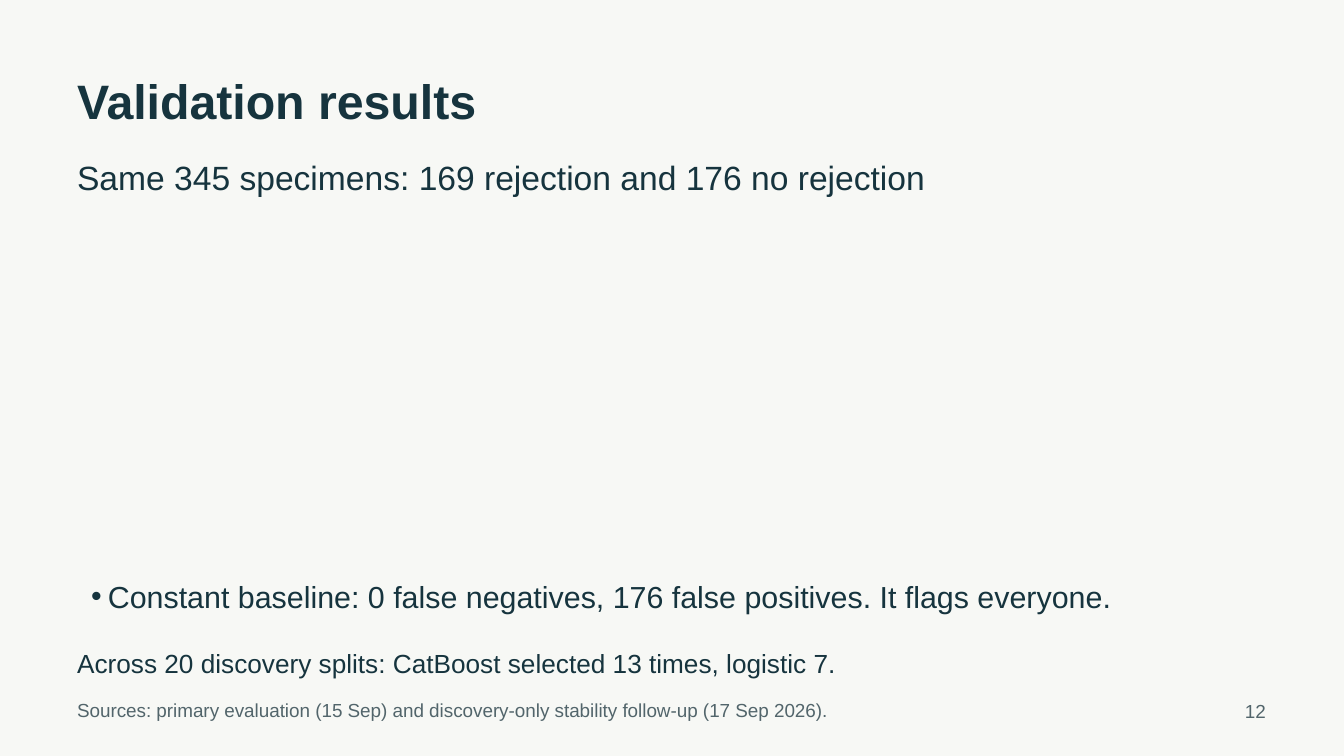
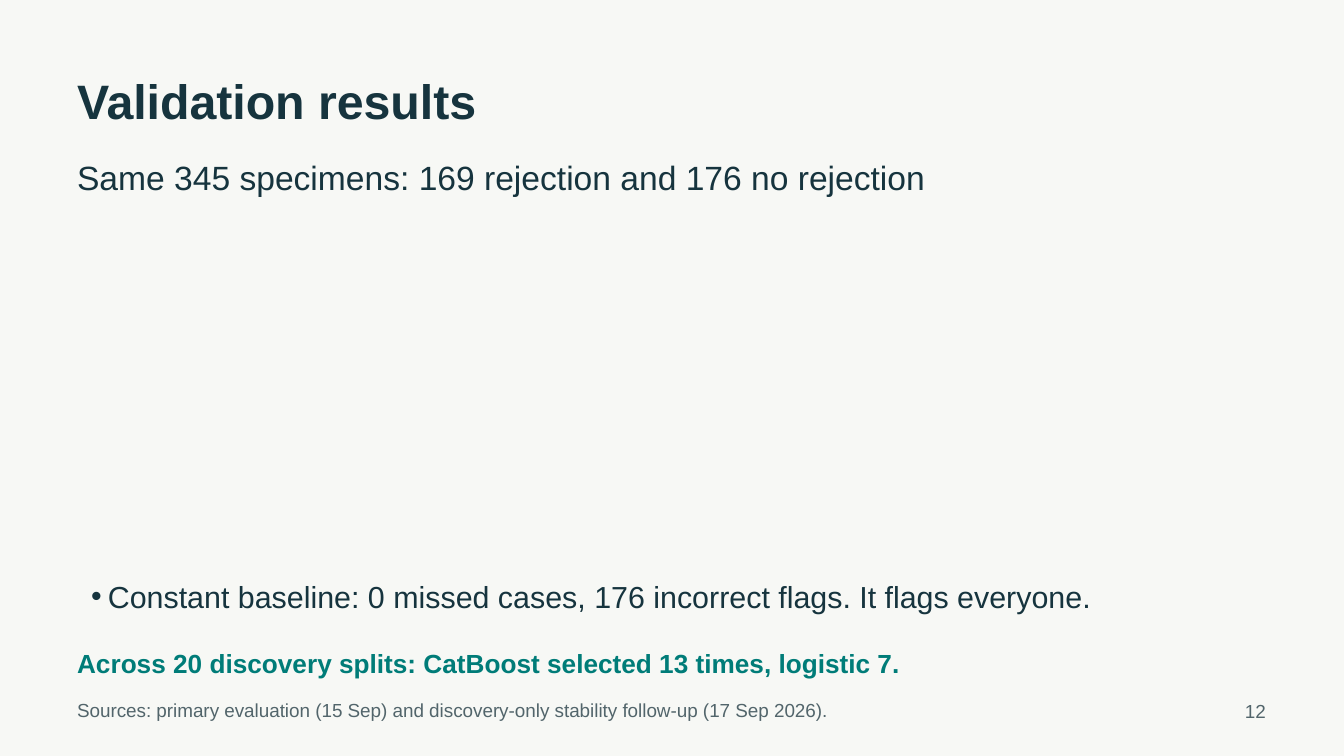
Before and after one commit to ca34525/Kidney-Biopsy-Rejection-Classifier, a slide deck: slide 12 of presentation/unos_kidney_biopsy.pptx. Drawn at 1344x756 pixels with LibreOffice and Linux fonts; fonts in the diff are those of the drawing. Boxes give left, top, right and bottom in pixels: in the first picture for what was removed or moved away, otherwise in the second. Text is boxed around its words. In the diff, an @@ line names an element or a change of style, - is before the commit and + after.

```diff
--- a/presentation/unos_kidney_biopsy.pptx
+++ b/presentation/unos_kidney_biopsy.pptx
@@ text at [108,586,1090,614]: text changed @@
-• Constant baseline: 0 false negatives, 176 false positives. It flags everyone.
+• Constant baseline: 0 missed cases, 176 incorrect flags. It flags everyone.
@@ text "Across 20 discovery splits: CatBoost ..." at [77,654,899,679]: text colour #16343E to #007C78, bold on @@
```
Also in this commit, not shown: 3 other slides changed, 2 slides added, 7 slides removed, 44 other files.
